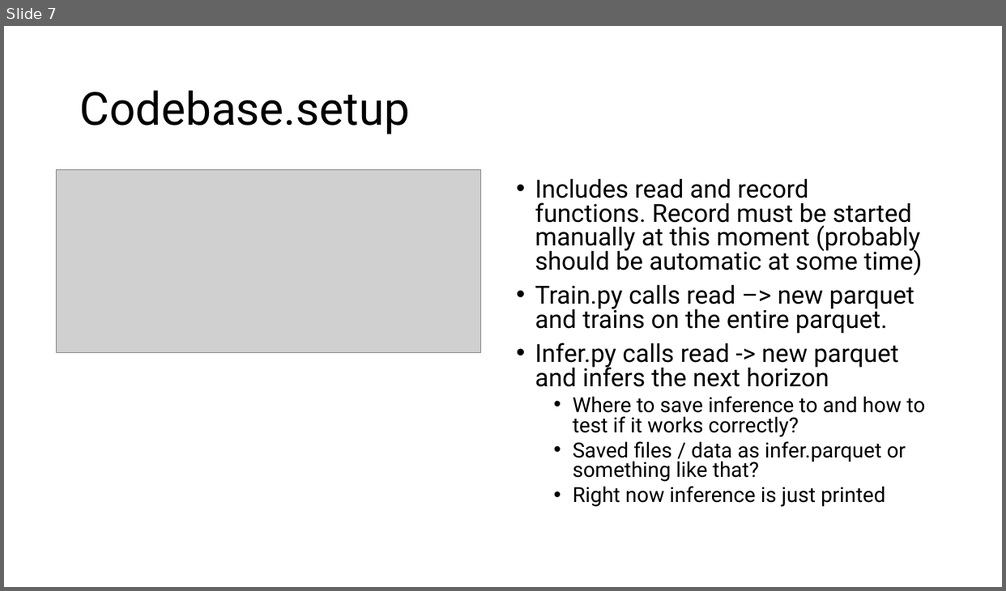
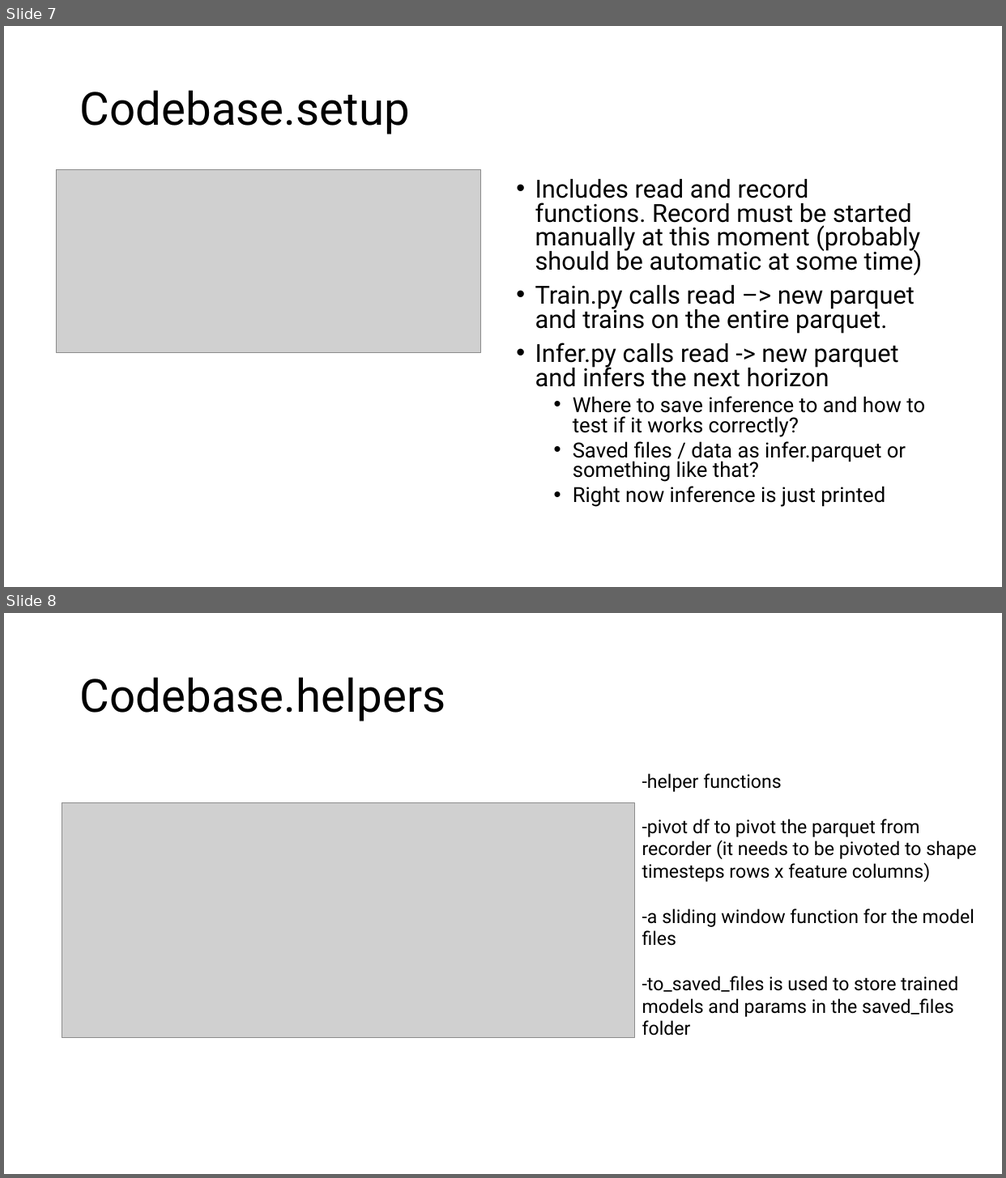
Before and after one commit to maxsotto1/ai_library, a slide deck: implementation.pptx. Shown one above the other, each under a label of ours: slide 7 before the commit, slides 7 and 8 after it. The pictures are 1006x591 and 1006x1178 pixels, drawn with LibreOffice and Linux fonts; fonts in the diff are those of the drawing; grey boxes stand for pictures. Boxes give left, top, right and bottom in pixels: in the first picture for what was removed or moved away, otherwise in the second. Text is boxed around its words. In the diff, an @@ line names an element or a change of style, - is before the commit and + after.

```diff
--- a/implementation.pptx
+++ b/implementation.pptx
@@ slide 8 added at (4,613,1002,1174), background #FFFFFF @@
@@ title added at (80,677,445,722), 44 pt, text #000000 @@
+Codebase.helpers
@@ text added at (642,773,976,1036), 18 pt, text #000000 @@
+-helper functions
+-pivot df to pivot the parquet from recorder (it needs to be pivoted to shape timesteps rows x feature columns)
+-a sliding window function for the model files
+-to_saved_files is used to store trained models and params in the saved_files folder
@@ picture added at (62,803,634,1038) @@
```
Also in this commit, not shown: 1 slide changed.
